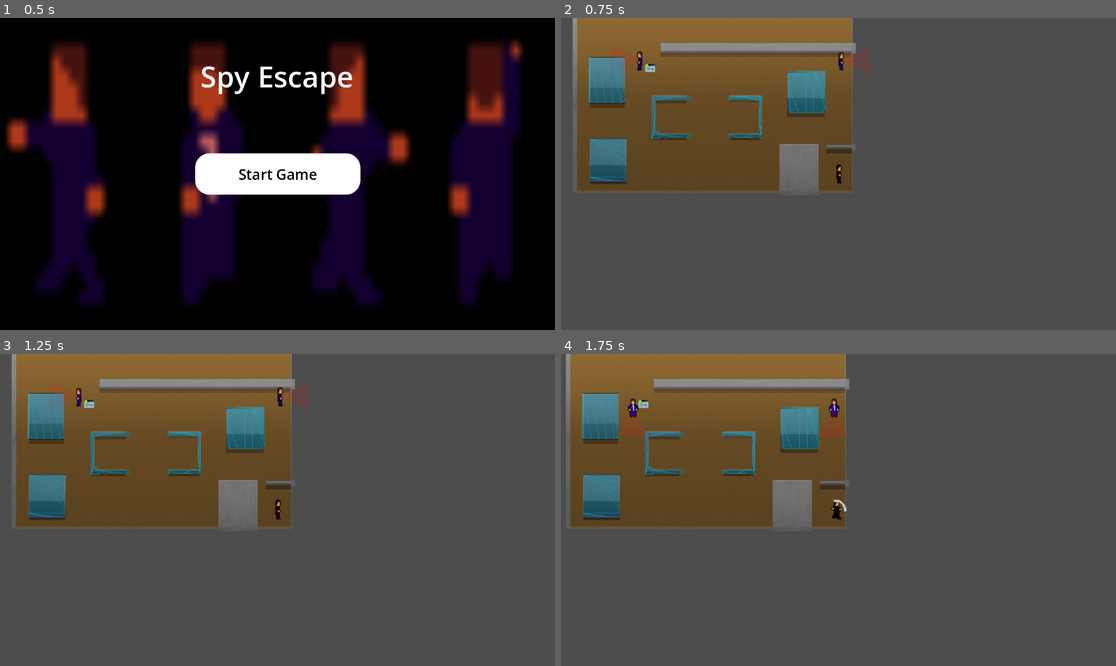
Above: before the commit, frames 1-4 (two rows, left to right).
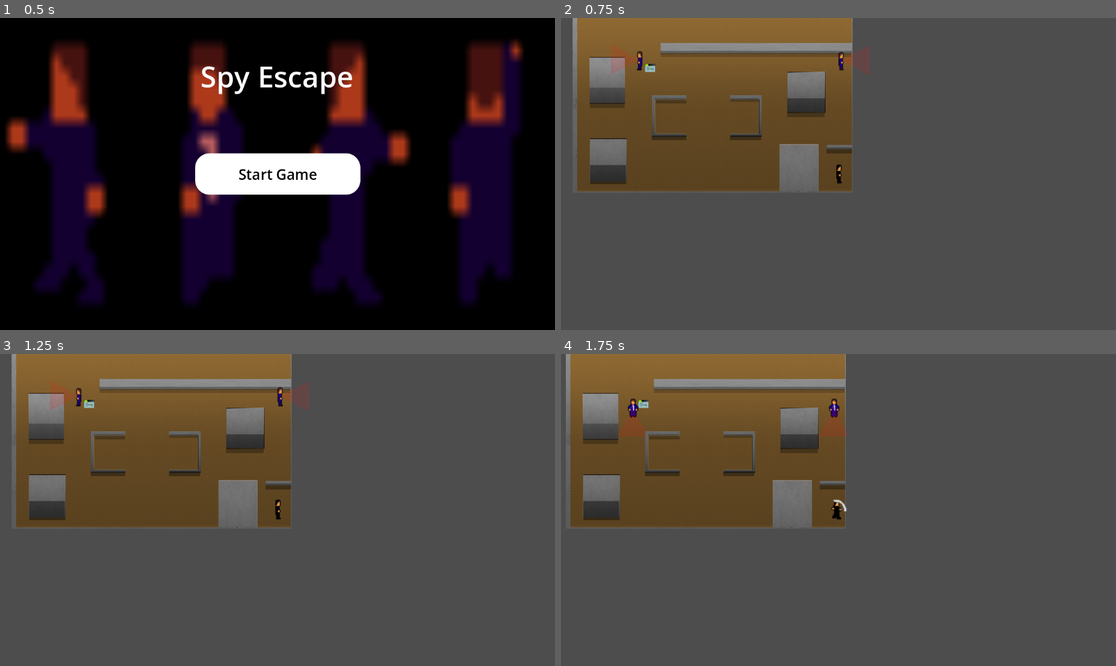
Above: after the commit, the same moments.

Repository: dakaleeb/GodotGroupProject
Game: Godot game, scene res://main_menu.tscn
Same seed, same stepped clock (60 frames per second), same inputs: the game is played once before the commit and once after it.
Inputs (mouse positions are in pixels of both pictures, inside the frame that each line leads up to):
- Up to frame 1 (0.5 s): no input
- Up to frame 2 (0.75 s): click "Start Game" at 0.5 s
- Up to frame 3 (1.25 s): no input
- Up to frame 4 (1.75 s): tap Enter at 1.25 s; move the mouse to (960, 494) at 1.27 s; hold Right (right) from 1.28 s (still down); click (960, 494) at 1.35 s

Frame 1 is identical in both runs. In frame 2, 3.3% of the frame differs, in the area x 5-54%, y 8-53%; in frame 3, 3.3%; in frame 4, 3.3%.

Commit message:
guards fixing

Diff:
--- a/spy-escape/Character/guard.gd
+++ b/spy-escape/Character/guard.gd
@@ -157,7 +157,7 @@
 
 		current_patrol_index += 1
 		if current_patrol_index >= patrol_points.size():
-			current_patrol_index = 0  # loop back to first
+			current_patrol_index = 0
 
 func handle_return(delta: float) -> void:
 	if patrol_points.size() == 0:
@@ -180,7 +180,6 @@
 
 	update_detector_direction()
 	anim.play("walk_" + direction)
-
 
 # --- Rotate Detector Cone ---
 func update_detector_direction():
--- a/spy-escape/level_1.tscn
+++ b/spy-escape/level_1.tscn
@@ -2283,10 +2283,10 @@
 
 [sub_resource type="CircleShape2D" id="CircleShape2D_5rr72"]
 
-[sub_resource type="NavigationPolygon" id="NavigationPolygon_ihfcg"]
-vertices = PackedVector2Array(7.2734375, 6.0390625, 11.70312 …(334 unchanged characters)… , -30.75, 260, -25.148438, 205.5625, 11.578125, 260, 9.3828125, 207.46875)
-polygons = Array[PackedInt32Array]([PackedInt32Array(0, 1, 2 …(269 unchanged characters)… ray(18, 3, 2, 19), PackedInt32Array(20, 18, 19, 21)])
-outlines = Array[PackedVector2Array]([PackedVector2Array(-53 …(76 unchanged characters)…  22, 174, -22, 173, -17, 196, 19, 198, 22, 270, -40, 270, -48, 167, -131, 165, - …(68 unchanged characters)…
+[sub_resource type="NavigationPolygon" id="NavigationPolygon_gyffv"]
+vertices = PackedVector2Array(7.2734375, 6.0390625, 11.70312 …(334 unchanged characters)… , -30.75, 260, -25.148438, 205.5625, 11.03125, 246.96094, 11.5703125, 260, 9.3828125, 207.46875)
+polygons = Array[PackedInt32Array]([PackedInt32Array(0, 1, 2 …(269 unchanged characters)… ray(18, 3, 2, 19), PackedInt32Array(20, 21, 18, 19, 22)])
+outlines = Array[PackedVector2Array]([PackedVector2Array(-53 …(76 unchanged characters)…  22, 174, -22, 173, -17, 196, 19, 198, 21.022491, 246.53963, 22, 270, -40, 270, -48, 167, -131, 165, - …(68 unchanged characters)…
 
 [sub_resource type="RectangleShape2D" id="RectangleShape2D_rka8t"]
 size = Vector2(49, 71.75)
@@ -2301,21 +2301,12 @@
 size = Vector2(72.5, 90)
 
 [sub_resource type="RectangleShape2D" id="RectangleShape2D_gyffv"]
-size = Vector2(71.5, 87.5)
-
-[sub_resource type="SegmentShape2D" id="SegmentShape2D_1pe0h"]
-a = Vector2(3, 88)
-
-[sub_resource type="SegmentShape2D" id="SegmentShape2D_27bay"]
-b = Vector2(-60, 4)
-
-[sub_resource type="SegmentShape2D" id="SegmentShape2D_sof0w"]
-a = Vector2(2, 89)
-b = Vector2(-57, 86)
-
-[sub_resource type="SegmentShape2D" id="SegmentShape2D_ggavl"]
-a = Vector2(-65, 165)
-b = Vector2(-65, 88)
+size = Vector2(77.75, 87.5)
+
+[sub_resource type="NavigationPolygon" id="NavigationPolygon_ihfcg"]
+vertices = PackedVector2Array(7.2734375, 6.0390625, 11.703125, 163.75781, -34.46875, 162.71094, -38.726563, 157.21875, -30.5625, -157.02344, -534.5, -156.02344, -529.46875, -260, 8.53125, -260, 3, -140.22656, -33.421875, -89.89844, 3, -104.52344, 7.9921875, -52.078125, -389, -55.078125, -529.0703, -94.890625, -531.90625, 262.96875, -389, 8.046875, -144.63281, 262.02344, -140.61719, 154.77344, -30.75, 260, -25.148438, 205.5625, 11.03125, 246.96094, 11.5703125, 260, 9.3828125, 207.46875)
+polygons = Array[PackedInt32Array]([PackedInt32Array(0, 1, 2, 3), PackedInt32Array(4, 5, 6, 7), PackedInt32Array(4, 7, 8, 9), PackedInt32Array(9, 8, 10), PackedInt32Array(9, 10, 11), PackedInt32Array(9, 11, 12, 13), PackedInt32Array(14, 13, 12, 15), PackedInt32Array(16, 14, 15, 17), PackedInt32Array(17, 15, 0, 3), PackedInt32Array(18, 3, 2, 19), PackedInt32Array(20, 21, 18, 19, 22)])
+outlines = Array[PackedVector2Array]([PackedVector2Array(-539, -270, 19, -270, 13, -140, 13, -105, 19, -42, -379, -45, -379, -2, 17, -4, 22, 174, -22, 173, -17, 196, 19, 198, 21.022491, 246.53963, 22, 270, -40, 270, -48, 167, -131, 165, -135, 272, -542, 273, -539, -105, -43, -100, -41, -147, -545, -146)])
 
 [node name="Level 1" type="Node2D"]
 y_sort_enabled = true
@@ -2327,6 +2318,7 @@
 script = ExtResource("1_j7kpp")
 
 [node name="TileMapLayer2" type="TileMapLayer" parent="scene/Node2D"]
+visible = false
 tile_map_data = PackedByteArray("AADu//f/AAACAAoAAADu//j/AAACAAsAAADu//n/AAACAAwAAADv//f/AAADAAoAAADv//j/AAADAAsAAADv// …(6832 unchanged characters)…
 tile_set = SubResource("TileSet_ihfcg")
 collision_visibility_mode = 1
@@ -2428,8 +2420,45 @@
 
 [node name="NavigationRegion2D" type="NavigationRegion2D" parent="Guard"]
 visible = false
-position = Vector2(-1, 0)
-navigation_polygon = SubResource("NavigationPolygon_ihfcg")
+position = Vector2(-1, 1)
+navigation_polygon = SubResource("NavigationPolygon_gyffv")
+navigation_layers = 3
+
+[node name="NavigationObstacle2D" type="NavigationObstacle2D" parent="Guard"]
+
+[node name="CollisionShape2D" type="CollisionShape2D" parent="Guard/NavigationObstacle2D"]
+position = Vector2(-437.5, -209.75)
+shape = SubResource("RectangleShape2D_rka8t")
+
+[node name="CollisionShape2D2" type="CollisionShape2D" parent="Guard/NavigationObstacle2D"]
+position = Vector2(-297, -204.5)
+shape = SubResource("RectangleShape2D_5hph3")
+
+[node name="CollisionShape2D3" type="CollisionShape2D" parent="Guard/NavigationObstacle2D"]
+position = Vector2(-197.5, -204.5)
+shape = SubResource("RectangleShape2D_j7kpp")
+
+[node name="CollisionShape2D4" type="CollisionShape2D" parent="Guard/NavigationObstacle2D"]
+position = Vector2(-84.5, -202)
+shape = SubResource("RectangleShape2D_bjebc")
+
+[node name="CollisionShape2D5" type="CollisionShape2D" parent="Guard/NavigationObstacle2D"]
+position = Vector2(-480, 41)
+shape = SubResource("RectangleShape2D_5rr72")
+
+[node name="CollisionShape2D6" type="CollisionShape2D" parent="Guard/NavigationObstacle2D"]
+position = Vector2(-480.75, 209.25)
+shape = SubResource("RectangleShape2D_gyffv")
+
+[node name="CollisionShape2D7" type="CollisionShape2D" parent="Guard/NavigationObstacle2D"]
+position = Vector2(-69.875, 69)
+shape = SubResource("RectangleShape2D_gyffv")
+
+[node name="CollisionPolygon2D" type="CollisionPolygon2D" parent="Guard/NavigationObstacle2D"]
+polygon = PackedVector2Array(-227, 74, -227, 83, -169, 83, -169, 152, -228, 152, -228, 161, -161, 161, -161, 73)
+
+[node name="CollisionPolygon2D2" type="CollisionPolygon2D" parent="Guard/NavigationObstacle2D"]
+polygon = PackedVector2Array(-319, 73, -391, 73, -391, 159, -318, 159, -319, 153, -383, 153, -383, 81, -319, 81)
 
 [node name="Detector" parent="Guard" instance=ExtResource("10_gyffv")]
 collision_mask = 255
@@ -2440,8 +2469,9 @@
 
 [node name="NavigationRegion2D" type="NavigationRegion2D" parent="Guard3"]
 visible = false
-position = Vector2(-1, 0)
+position = Vector2(412, 1)
 navigation_polygon = SubResource("NavigationPolygon_ihfcg")
+navigation_layers = 3
 
 [node name="Detector" parent="Guard3" instance=ExtResource("10_gyffv")]
 collision_mask = 255
@@ -2452,65 +2482,11 @@
 
 [node name="NavigationRegion2D" type="NavigationRegion2D" parent="Guard2"]
 visible = false
-position = Vector2(342, 239)
+position = Vector2(500, 251)
 navigation_polygon = SubResource("NavigationPolygon_ihfcg")
+navigation_layers = 3
 
 [node name="Detector" parent="Guard2" instance=ExtResource("10_gyffv")]
-
-[node name="NavigationObstacle2D" type="NavigationObstacle2D" parent="."]
-position = Vector2(262, 12)
-
-[node name="CollisionShape2D" type="CollisionShape2D" parent="NavigationObstacle2D"]
-position = Vector2(-437.5, -209.75)
-shape = SubResource("RectangleShape2D_rka8t")
-
-[node name="CollisionShape2D2" type="CollisionShape2D" parent="NavigationObstacle2D"]
-position = Vector2(-297, -204.5)
-shape = SubResource("RectangleShape2D_5hph3")
-
-[node name="CollisionShape2D3" type="CollisionShape2D" parent="NavigationObstacle2D"]
-position = Vector2(-197.5, -204.5)
-shape = SubResource("RectangleShape2D_j7kpp")
-
-[node name="CollisionShape2D4" type="CollisionShape2D" parent="NavigationObstacle2D"]
-position = Vector2(-84.5, -202)
-shape = SubResource("RectangleShape2D_bjebc")
-
-[node name="CollisionShape2D5" type="CollisionShape2D" parent="NavigationObstacle2D"]
-position = Vector2(-480, 41)
-shape = SubResource("RectangleShape2D_5rr72")
-
-[node name="CollisionShape2D6" type="CollisionShape2D" parent="NavigationObstacle2D"]
-position = Vector2(-480.75, 209.25)
-shape = SubResource("RectangleShape2D_gyffv")
-
-[node name="CollisionShape2D7" type="CollisionShape2D" parent="NavigationObstacle2D"]
-position = Vector2(-71, 67)
-shape = SubResource("RectangleShape2D_gyffv")
-
-[node name="CollisionShape2D8" type="CollisionShape2D" parent="NavigationObstacle2D"]
-position = Vector2(-166, 74)
-shape = SubResource("SegmentShape2D_1pe0h")
-
-[node name="CollisionShape2D9" type="CollisionShape2D" parent="NavigationObstacle2D"]
-position = Vector2(-166, 74)
-shape = SubResource("SegmentShape2D_27bay")
-
-[node name="CollisionShape2D10" type="CollisionShape2D" parent="NavigationObstacle2D"]
-position = Vector2(-166, 74)
-shape = SubResource("SegmentShape2D_sof0w")
-
-[node name="CollisionShape2D11" type="CollisionShape2D" parent="NavigationObstacle2D"]
-position = Vector2(-326, 73)
-shape = SubResource("SegmentShape2D_sof0w")
-
-[node name="CollisionShape2D12" type="CollisionShape2D" parent="NavigationObstacle2D"]
-position = Vector2(-322, -5)
-shape = SubResource("SegmentShape2D_sof0w")
-
-[node name="CollisionShape2D13" type="CollisionShape2D" parent="NavigationObstacle2D"]
-position = Vector2(-322, -5)
-shape = SubResource("SegmentShape2D_ggavl")
 
 [connection signal="body_entered" from="scene/Node2D/keyCard" to="scene/Node2D/keyCard" method="_on_body_entered"]
 [connection signal="body_entered" from="scene/Node2D/greendoor" to="scene/Node2D/greendoor" method="_on_body_entered"]
Not shown: 1 places in spy-escape/level_1.tscn that only renumber resources
